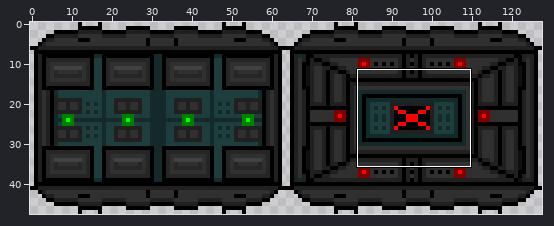
Edited in one commit: sprite sheet (game/assets/sdWeaponDisplay.png). The first picture is a wide view before the edit; the outline marks the close-up.
Close-up. The starting point:
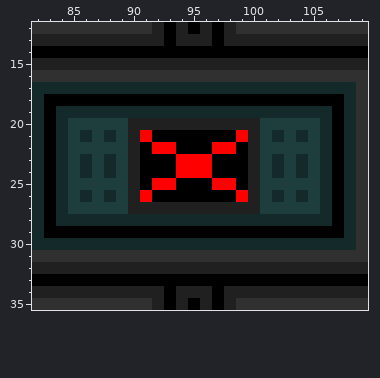
The file is 128x48 pixels. Colours within 5 levels of each other are drawn and written as one. Shown: x 82..109, y 12..35.
New version:
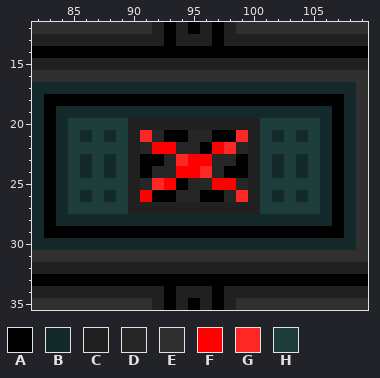
Palette (. is transparent): A #000000  B #142929  C #202020  D #262626  E #303030  F #ff0000  G #ff2626  H #1e3d3d
What changed:
{"y":21,"x":91,"old":"FA","new":"GD"}
{"y":21,"x":95,"old":"AA","new":"DD"}
{"y":21,"x":99,"old":"F","new":"G"}
{"y":22,"x":91,"old":"A","new":"D"}
{"y":22,"x":94,"old":"AA","new":"DD"}
{"y":22,"x":98,"old":"FA","new":"GD"}
{"y":23,"x":93,"old":"AF","new":"DG"}
{"y":23,"x":97,"old":"AA","new":"DD"}
{"y":24,"x":92,"old":"AA","new":"DD"}
{"y":24,"x":96,"old":"FA","new":"GD"}
{"y":25,"x":91,"old":"AF","new":"DG"}
{"y":25,"x":95,"old":"AA","new":"DD"}
{"y":25,"x":99,"old":"A","new":"D"}
{"y":26,"x":94,"old":"AA","new":"DD"}
{"y":26,"x":98,"old":"AF","new":"DG"}
{"label":"changed","picture_box":[140,130,248,202]}
